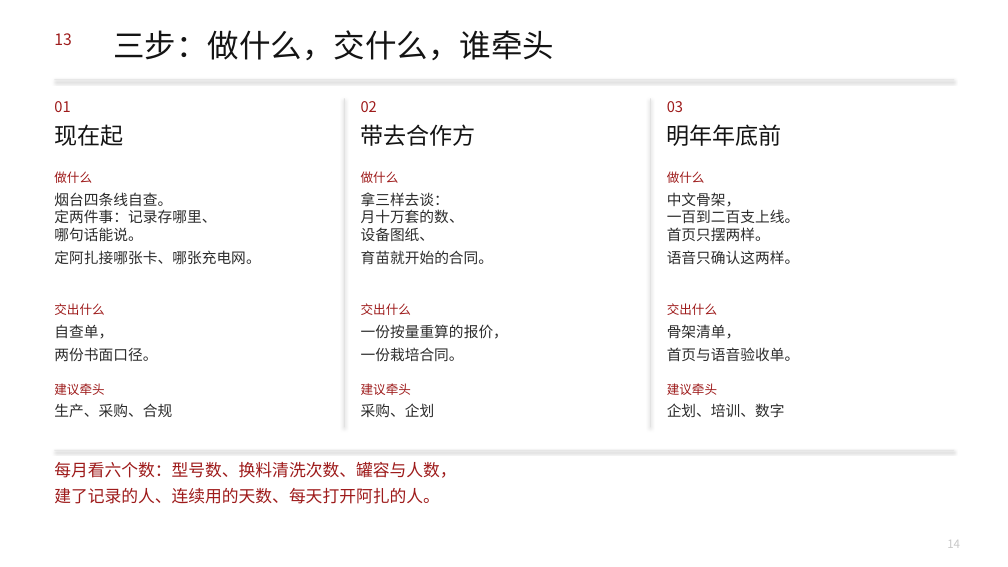
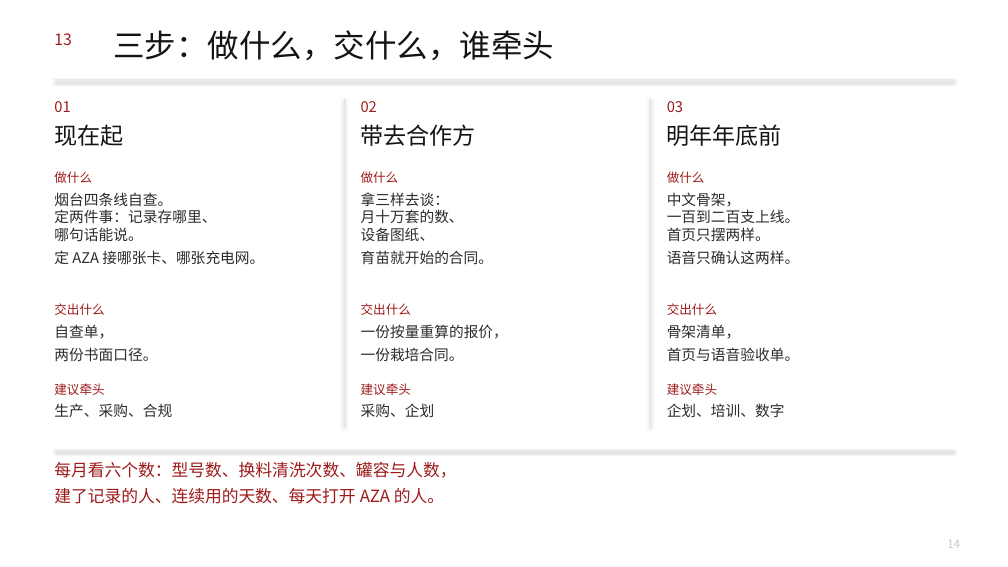
Before and after one commit to headshot9999/xiaoyi, a slide deck: slide 14 of 艾多美何以成为100兆韩元企业.pptx. Drawn at 1008x567 pixels with LibreOffice and Linux fonts; fonts in the diff are those of the drawing. Boxes give left, top, right and bottom in pixels: in the first picture for what was removed or moved away, otherwise in the second. Text is boxed around its words. In the diff, an @@ line names an element or a change of style, - is before the commit and + after.

```diff
--- a/艾多美何以成为100兆韩元企业.pptx
+++ b/艾多美何以成为100兆韩元企业.pptx
@@ text at (x1=54, y1=192, x2=264, y2=264): text changed @@
-烟台四条线自查。
-定两件事：记录存哪里、
-哪句话能说。
-定阿扎接哪张卡、哪张充电网。
+烟台四条线自查。
+定两件事：记录存哪里、
+哪句话能说。
+定 AZA 接哪张卡、哪张充电网。
@@ text at (x1=54, y1=462, x2=456, y2=504): text changed @@
-每月看六个数：型号数、换料清洗次数、罐容与人数，
-建了记录的人、连续用的天数、每天打开阿扎的人。
+每月看六个数：型号数、换料清洗次数、罐容与人数，
+建了记录的人、连续用的天数、每天打开 AZA 的人。
```
Also in this commit, not shown: 15 other slides changed, 3 other files.
